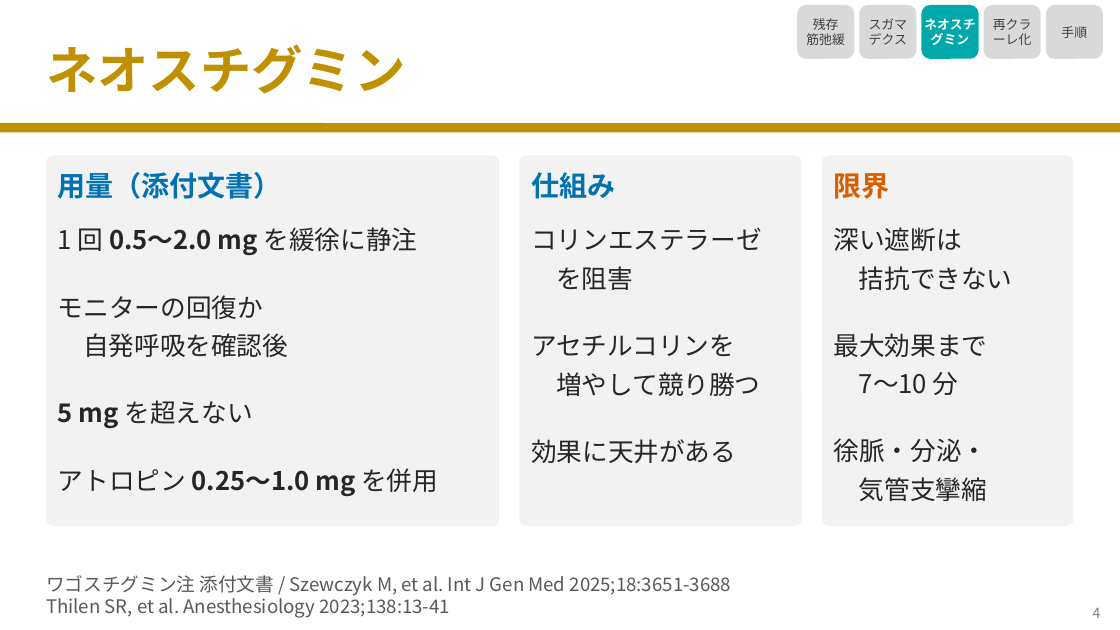
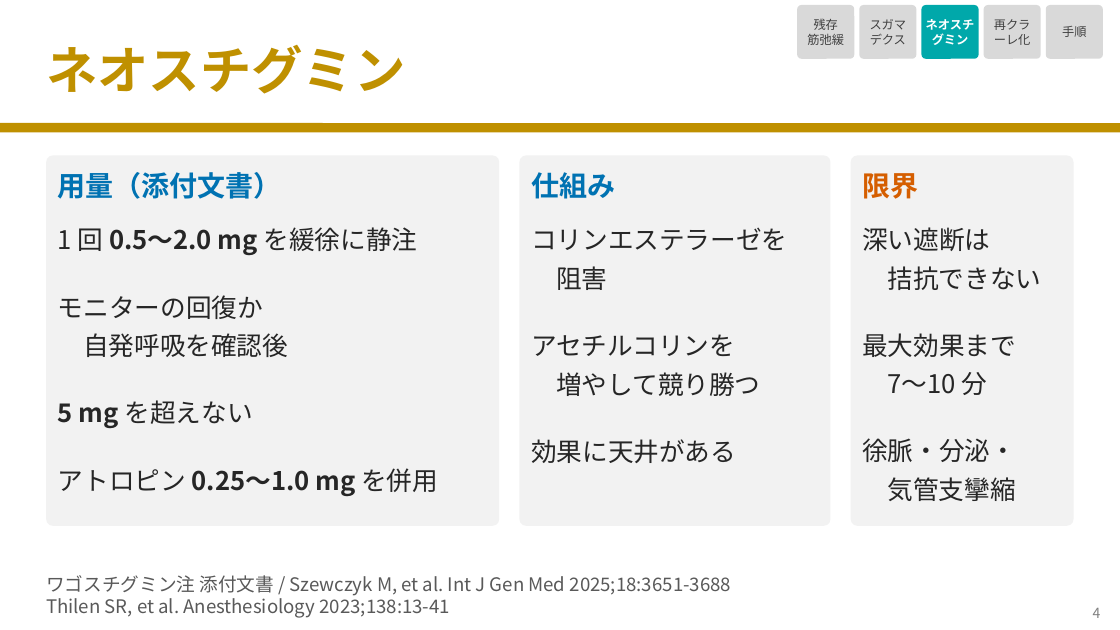
Before and after one commit to nobumitsu-3141/Anes-lecture, a slide deck: slide 5 of slides/3-6_reversal_residual_block/3-6_reversal_residual_block.pptx. Drawn at 1120x630 pixels with LibreOffice and Linux fonts; fonts in the diff are those of the drawing. Boxes give left, top, right and bottom in pixels: in the first picture for what was removed or moved away, otherwise in the second. Text is boxed around its words. In the diff, an @@ line names an element or a change of style, - is before the commit and + after.

```diff
--- a/slides/3-6_reversal_residual_block/3-6_reversal_residual_block.pptx
+++ b/slides/3-6_reversal_residual_block/3-6_reversal_residual_block.pptx
@@ size 11 to 10.5 pt; proportions changed in 5 elements at [797, 5, 854, 59], [860, 5, 917, 59], [922, 5, 979, 59], [984, 5, 1041, 59], [1046, 5, 1103, 59] @@
@@ rounded rectangle: place and size @@
-rounded rectangle at [519, 155, 802, 526]
+rounded rectangle at [519, 155, 830, 526]
@@ rounded rectangle at [519, 155, 830, 526]: proportions changed @@
@@ rounded rectangle at [851, 155, 1074, 526]: proportions changed @@
@@ rounded rectangle: place and size @@
-rounded rectangle at [822, 155, 1074, 526]
+rounded rectangle at [851, 155, 1074, 526]
@@ text "限界": place and size @@
-text "限界" at [834, 173, 890, 199]
+text "限界" at [862, 173, 918, 199]
@@ text at [531, 227, 787, 250]: text changed @@
-コリンエステラーゼ
+コリンエステラーゼを
@@ text "深い遮断は": place and size @@
-text "深い遮断は" at [834, 227, 962, 251]
+text "深い遮断は" at [862, 227, 990, 251]
@@ text at [556, 266, 607, 290]: text changed @@
-を阻害
+阻害
@@ text "拮抗できない": place and size @@
-text "拮抗できない" at [859, 266, 1013, 290]
+text "拮抗できない" at [888, 266, 1042, 290]
@@ text "最大効果まで": place and size @@
-text "最大効果まで" at [834, 333, 988, 357]
+text "最大効果まで" at [862, 333, 1016, 357]
@@ text "7〜10 分": place and size @@
-text "7〜10 分" at [859, 372, 959, 395]
+text "7〜10 分" at [888, 372, 988, 395]
@@ text "徐脈・分泌・": place and size @@
-text "徐脈・分泌・" at [834, 438, 988, 462]
+text "徐脈・分泌・" at [862, 438, 1016, 462]
@@ text "気管支攣縮": place and size @@
-text "気管支攣縮" at [859, 477, 987, 501]
+text "気管支攣縮" at [888, 477, 1016, 501]
```
Also in this commit, not shown: 8 other slides changed, 7 other files.
